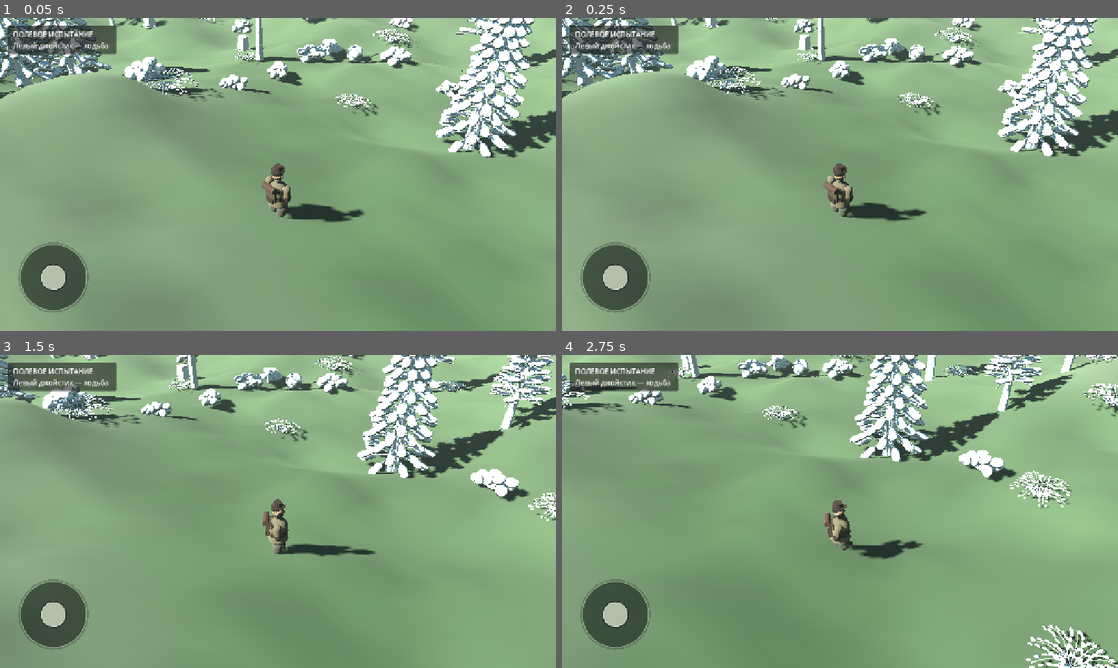
Above: before the commit, frames 1-4 (two rows, left to right).
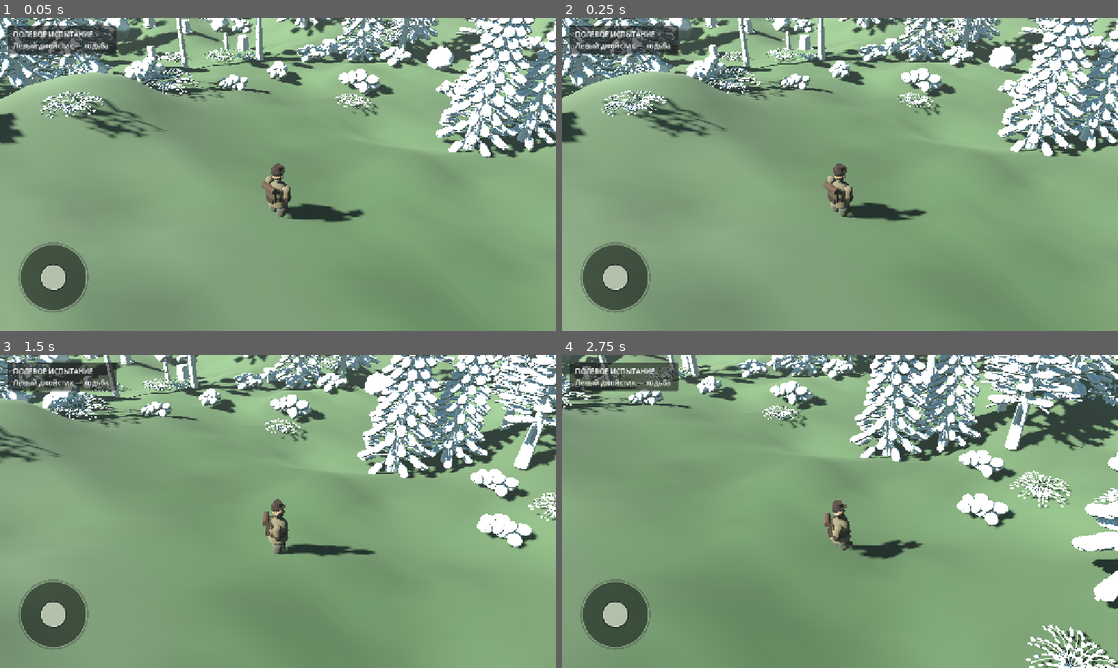
Above: after the commit, the same moments.

Repository: Masuku4129/Game
Game: Godot game, scene res://scenes/main.tscn
Same seed, same stepped clock (60 frames per second), same inputs: the game is played once before the commit and once after it.
Inputs (mouse positions are in pixels of both pictures, inside the frame that each line leads up to):
- Up to frame 1 (0.05 s): no input
- Up to frame 2 (0.25 s): no input
- Up to frame 3 (1.5 s): move the mouse to (400, 495) at 0.52 s; hold Right (ui_right) 0.53-1.25 s; click (400, 495) at 0.67 s; drag from (166, 527) to (250, 574) at 1.27 s
- Up to frame 4 (2.75 s): move the mouse to (895, 442) at 2.02 s; hold Right (ui_right) from 2.03 s (still down)

The runs differ from the first frame. In frame 1, 9.9% of the frame differs, in the area x 0-100%, y 0-44%; in frame 2, 9.7%; in frame 3, 11%; in frame 4, 12%, in the area x 0-100%, y 0-82%.

Commit message:
Increase forest and ground-cover density by approximately 2.5x

Diff:
--- a/scripts/main.gd
+++ b/scripts/main.gd
@@ -2,7 +2,7 @@
 
 const WORLD_EXTENT := 90.0
 const GRID_CELLS := 144
-const TREE_COUNT := 420
+const TREE_COUNT := 1050
 const PLAYER_SPEED := 5.5
 const PLAYER_ACCELERATION := 22.0
 const PLAYER_DECELERATION := 28.0
@@ -181,11 +181,11 @@
 
 
 func _create_ground_cover() -> void:
-	_scatter_environment_asset("shrub_mixed", 145, 0.72, 1.18, 12001, 10.0)
-	_scatter_environment_asset("fern_cluster", 210, 0.68, 1.22, 12002, 8.0)
-	_scatter_environment_asset("rock_mossy", 105, 0.55, 1.35, 12003, 7.0)
-	_scatter_environment_asset("stump_mossy", 24, 0.72, 1.18, 12004, 14.0)
-	_scatter_environment_asset("fallen_log", 28, 0.72, 1.24, 12005, 14.0)
+	_scatter_environment_asset("shrub_mixed", 360, 0.72, 1.18, 12001, 10.0)
+	_scatter_environment_asset("fern_cluster", 525, 0.68, 1.22, 12002, 8.0)
+	_scatter_environment_asset("rock_mossy", 260, 0.55, 1.35, 12003, 7.0)
+	_scatter_environment_asset("stump_mossy", 60, 0.72, 1.18, 12004, 14.0)
+	_scatter_environment_asset("fallen_log", 70, 0.72, 1.24, 12005, 14.0)
 
 
 func _scatter_environment_asset(asset_name: String, amount: int, min_scale: float, max_scale: float, seed_value: int, clear_radius: float) -> void:
